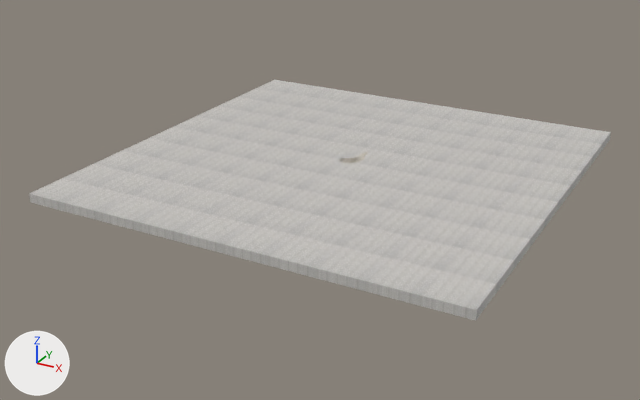
One commit to the Blender file Assets/models/bowl.blend: the scene before it, then after it.
Both versions are drawn from a 50 mm lens placed at (50.2, -98.2, 42.5), pointed at (-2.0, -3.3, -4.9). The lights are fixed; the arrows at lower left show +X, +Y and +Z.

The older version as bpy lines, for what is in view:
```python
me_plane = bpy.data.meshes.new('Plane')
me_plane.from_pydata(...)  # 120 vertices, 7 faces; spans x -28.4..28.4, y -28.4..28.4, z -1.1..0.0
me_plane.materials.append(mat_ground_mat)
ob_ground = bpy.data.objects.new('Ground', me_plane)
ob_ground.location = (0.0, 0.0, 0.0)
```
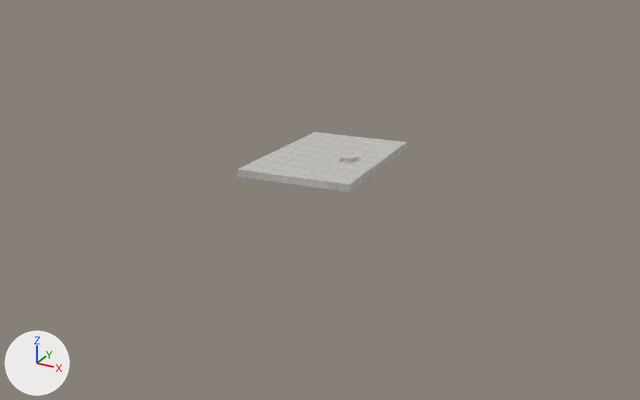
Diff of the bpy script that builds the scene:
```diff
--- a/Assets/models/bowl.blend.py
+++ b/Assets/models/bowl.blend.py
@@ me_plane @@
 me_plane.from_pydata(...)  # 120 vertices, 7 faces; spans x -28.4..28.4, y -28.4..28.4, z -1.1..0.0
 # used by ob_ground; location = (0.0, 0.0, 0.0)
-me_plane.vertices[0].co = (-28.4, -28.4, 0.0)  # pixel (29, 193)
-me_plane.vertices[1].co = (28.4, -28.4, 0.0)  # pixel (476, 310)
-me_plane.vertices[2].co = (-28.4, 28.4, 0.0)  # pixel (274, 79)
-me_plane.vertices[3].co = (28.4, 28.4, 0.0)  # pixel (610, 132)
-me_plane.vertices[4].co = (-28.4, -28.4, -1.1)  # pixel (30, 202)
-me_plane.vertices[5].co = (28.4, -28.4, -1.1)  # pixel (475, 320)
-me_plane.vertices[6].co = (-28.4, 28.4, -1.1)
-me_plane.vertices[7].co = (28.4, 28.4, -1.1)  # pixel (609, 139)
+# me_plane part 1
+me_plane.vertices[0].co = (-10.8, -9.6, 0.0)  # pixel (236, 169)
+me_plane.vertices[1].co = (4.3, -7.2, 0.0)  # pixel (349, 184)
+me_plane.vertices[2].co = (-9.1, 7.9, 0.0)  # pixel (314, 132)
+me_plane.vertices[3].co = (4.3, 10.4, 0.0)  # pixel (406, 142)
+me_plane.vertices[4].co = (-10.8, -9.6, -1.0)  # pixel (237, 176)
+me_plane.vertices[5].co = (4.3, -7.2, -1.0)  # pixel (349, 192)
+me_plane.vertices[6].co = (-9.1, 7.9, -1.0)
+me_plane.vertices[7].co = (4.3, 10.4, -1.0)  # pixel (406, 148)
 me_plane.materials.append(mat_ground_mat)
```

Where the change shows, as pixel boxes (x1, y1, x2, y2) in the pictures (640 x 400 px):
'Ground', reshaped (71% narrower, 75% shorter)
    before: (29, 80, 611, 321)
    after: (237, 132, 407, 192)
